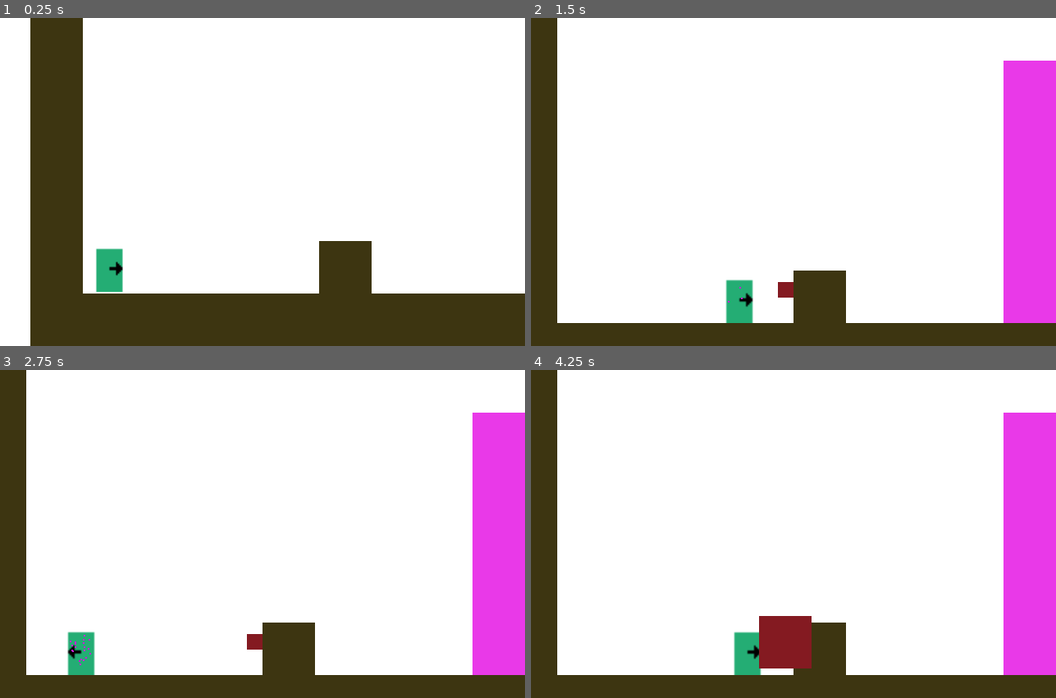
Above: before the commit, frames 1-4 (two rows, left to right).
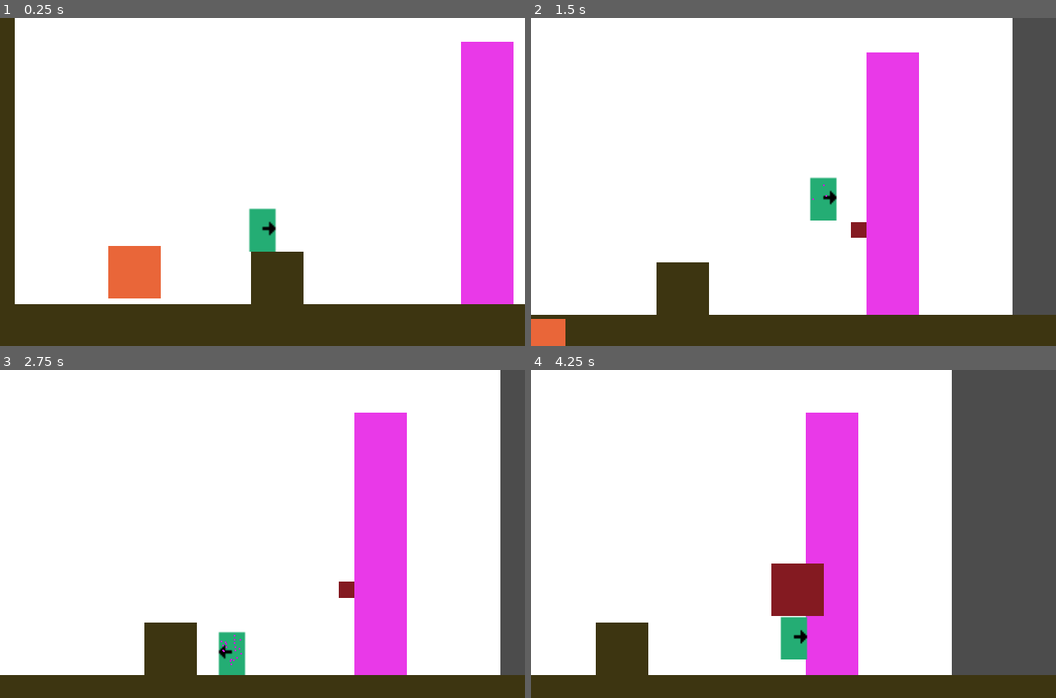
Above: after the commit, the same moments.

Repository: KapFlagon/Imoonity
Game: Godot game, scene res://src/scenes/levels/prototypes/TemplateLevel.tscn
Two runs of this game, one before a commit and one after it. Both use one fixed random seed, a clock stepped at 60 frames per second and the inputs below.
Inputs:
- Up to frame 1 (0.25 s): no input
- Up to frame 2 (1.5 s): hold D (move_right) from 0.53 s (still down); tap P (action_fire) at 0.6 s; tap W (move_jump) at 0.77 s; tap O (action_phase) at 1.35 s
- Up to frame 3 (2.75 s): tap W (move_jump) at 1.52 s; release D (move_right) at 2.03 s; hold A (move_left) from 2.03 s (still down); tap 1 (power_1) at 2.1 s
- Up to frame 4 (4.25 s): release A (move_left) at 2.78 s; hold D (move_right) from 2.78 s (still down); tap P (action_fire) at 2.85 s; tap W (move_jump) at 3.02, 3.77 s; tap O (action_phase) at 3.6 s

The runs differ from the first frame. In frame 1, 27% of the frame differs, in the area x 0-100%, y 0-100%; in frame 2, 28%; in frame 3, 26%; in frame 4, 36%, in the area x 0-100%, y 0-93%.

Commit message:
Created physics object and made it pushable. The box knows gravity but does not acknowledge the floor and disappears

Diff:
--- /dev/null
+++ b/World/Props/Box.gd
@@ -0,0 +1,21 @@
+extends KinematicBody2D
+
+class_name Box
+
+# Declare member variables here. Examples:
+# var a = 2
+# var b = "text"
+
+
+# Called when the node enters the scene tree for the first time.
+func _ready():
+	pass # Replace with function body.
+
+func push(velocity: Vector2) -> void:
+	print("Push was not implemented in %s", filename)
+
+
+
+# Called every frame. 'delta' is the elapsed time since the previous frame.
+#func _process(delta):
+#	pass
--- /dev/null
+++ b/World/Props/Box.tscn
@@ -0,0 +1,18 @@
+[gd_scene load_steps=4 format=2]
+
+[ext_resource path="res://assets/images/sprites/Placeholder_PhysicsObject.png" type="Texture" id=1]
+[ext_resource path="res://World/Props/Box.gd" type="Script" id=2]
+
+[sub_resource type="RectangleShape2D" id=1]
+extents = Vector2( 15.5387, 15.7876 )
+
+[node name="Box" type="KinematicBody2D"]
+script = ExtResource( 2 )
+
+[node name="Sprite" type="Sprite" parent="."]
+position = Vector2( 135.75, 47.25 )
+texture = ExtResource( 1 )
+
+[node name="CollisionShape2D" type="CollisionShape2D" parent="."]
+position = Vector2( 135.677, 47.3384 )
+shape = SubResource( 1 )
--- /dev/null
+++ b/World/Props/PhysicsBox.gd
@@ -0,0 +1,33 @@
+extends Box
+class_name PhysicsBox
+export var gravity: int = 200
+var motion = Vector2()
+
+func _physics_process(delta):
+	motion.y = 30*delta
+	translate(motion)
+
+func push(velocity: Vector2) -> void:
+	move_and_slide(velocity, Vector2())
+
+#func update_object_vertical_velocity(delta: float, current_vertical_velocity: float) -> float:
+#	# TODO Need to redesing the jump and on floor logic, for smoother platforming.
+#	var vertical_velocity = current_vertical_velocity + (delta * gravity)
+#	if is_on_floor():
+#		pass
+#	else:
+#		vertical_velocity = current_vertical_velocity + (jump_force/2)
+#	return vertical_velocity
+# Declare member variables here. Examples:
+# var a = 2
+# var b = "text"
+
+
+# Called when the node enters the scene tree for the first time.
+func _ready():
+	pass # Replace with function body.
+
+
+# Called every frame. 'delta' is the elapsed time since the previous frame.
+#func _process(delta):
+#	pass
--- /dev/null
+++ b/World/Props/PhysicsBox.tscn
@@ -0,0 +1,7 @@
+[gd_scene load_steps=3 format=2]
+
+[ext_resource path="res://World/Props/Box.tscn" type="PackedScene" id=1]
+[ext_resource path="res://World/Props/PhysicsBox.gd" type="Script" id=2]
+
+[node name="PhysicsBox" instance=ExtResource( 1 )]
+script = ExtResource( 2 )
--- a/project.godot
+++ b/project.godot
@@ -9,13 +9,25 @@
 config_version=4
 
 _global_script_classes=[ {
+"base": "KinematicBody2D",
+"class": "Box",
+"language": "GDScript",
+"path": "res://World/Props/Box.gd"
+}, {
 "base": "Node",
 "class": "Enums",
 "language": "GDScript",
 "path": "res://src/sceneless_scripts/Enums.gd"
+}, {
+"base": "Box",
+"class": "PhysicsBox",
+"language": "GDScript",
+"path": "res://World/Props/PhysicsBox.gd"
 } ]
 _global_script_class_icons={
-"Enums": ""
+"Box": "",
+"Enums": "",
+"PhysicsBox": ""
 }
 
 [application]
--- a/src/scenes/game_objects/Player.tscn
+++ b/src/scenes/game_objects/Player.tscn
@@ -1,15 +1,13 @@
-[gd_scene load_steps=5 format=2]
+[gd_scene load_steps=4 format=2]
 
 [ext_resource path="res://assets/images/sprites/Placeholder_Player.png" type="Texture" id=1]
 [ext_resource path="res://src/scenes/game_objects/scripts/Player.gd" type="Script" id=2]
-[ext_resource path="res://src/scenes/game_objects/PlanetProjectileAbility/PlanetProjectile.tscn" type="PackedScene" id=3]
 
 [sub_resource type="RectangleShape2D" id=1]
 extents = Vector2( 7.093, 12.2148 )
 
 [node name="Player" type="KinematicBody2D"]
 script = ExtResource( 2 )
-PlanetProjectile = ExtResource( 3 )
 
 [node name="Sprite" type="Sprite" parent="."]
 position = Vector2( 0, -16 )
--- a/src/scenes/game_objects/scripts/Player.gd
+++ b/src/scenes/game_objects/scripts/Player.gd
@@ -8,6 +8,7 @@
 export var base_movement_speed: int = 300
 export var max_movement_speed: int = 100
 export var jump_force: int = 170
+export var push_speed : = 1
 
 # Additional variables
 var velocity: Vector2 = Vector2(0, 0)
@@ -29,10 +30,14 @@
 
 # warning-ignore:return_value_discarded
 	move_and_slide(velocity, Vector2.UP)
+
+	# Check if player is colliding with object
+	if get_slide_count() > 0:
+		check_box_collision(velocity)
+
 #	Place Holder for now
 	titanAbilityManager.checkActionButtonPressed()
 	phaseAbilityManager.checkActionButtonPressed()
-
 
 
 func update_player_velocity(delta: float) -> void:
@@ -57,6 +62,10 @@
 func get_horizontal_input() -> float:
 	return Input.get_action_strength("move_right") - Input.get_action_strength("move_left")
 
+func check_box_collision(velocity : Vector2) -> void:
+	var box : = get_slide_collision(0).collider as Box
+	if box:
+		box.push(push_speed * velocity)
 
 func update_facing(horizontal_input: float) -> void:
 	var direction_strength = horizontal_input
--- a/src/scenes/levels/prototypes/TemplateLevel.tscn
+++ b/src/scenes/levels/prototypes/TemplateLevel.tscn
@@ -1,9 +1,10 @@
-[gd_scene load_steps=9 format=2]
+[gd_scene load_steps=10 format=2]
 
 [ext_resource path="res://assets/images/sprites/Placeholder_Background.png" type="Texture" id=1]
 [ext_resource path="res://assets/images/sprites/Placeholder_Wall.png" type="Texture" id=2]
 [ext_resource path="res://src/scenes/game_objects/Player.tscn" type="PackedScene" id=3]
 [ext_resource path="res://assets/images/sprites/Placeholder_PhasingMaterial.png" type="Texture" id=4]
+[ext_resource path="res://World/Props/PhysicsBox.tscn" type="PackedScene" id=5]
 
 [sub_resource type="ConvexPolygonShape2D" id=1]
 points = PoolVector2Array( 0, 0, 16, 0, 16, 16, 0, 16 )
@@ -60,9 +61,9 @@
 [node name="TemplateLevel" type="Node2D"]
 
 [node name="Background" type="TextureRect" parent="."]
-margin_left = -40.0
+margin_left = -38.5
 margin_top = -32.0
-margin_right = 376.0
+margin_right = 377.5
 margin_bottom = 232.0
 texture = ExtResource( 1 )
 expand = true
@@ -80,8 +81,9 @@
 tile_data = PoolIntArray( 65554, 0, 0, 65555, 0, 0, 131090, 0, 0, 131091, 0, 0, 196626, 0, 0, 196627, 0, 0, 262162, 0,  …(185 unchanged characters)…
 
 [node name="Player" parent="." instance=ExtResource( 3 )]
-position = Vector2( 32, 168 )
+position = Vector2( 166.75, 145 )
 collision_mask = 15
+jump_force = 194
 
 [node name="wallTileMap" type="TileMap" parent="."]
 tile_set = SubResource( 4 )
@@ -91,3 +93,6 @@
 collision_mask = 31
 format = 1
 tile_data = PoolIntArray( -131073, 0, 0, -196608, 0, 0, -65537, 0, 0, -131072, 0, 0, -1, 0, 0, -65536, 0, 0, 65535, 0,  …(1691 unchanged characters)…
+
+[node name="PhysicsBox" parent="." instance=ExtResource( 5 )]
+position = Vector2( -47, 102 )
